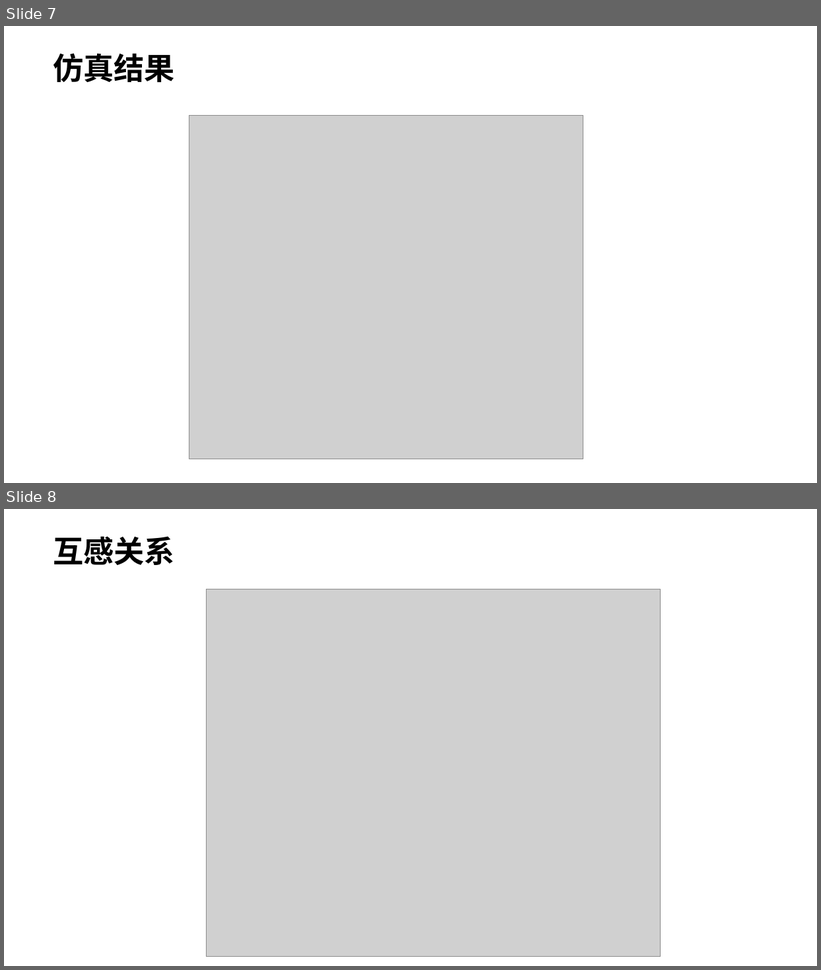
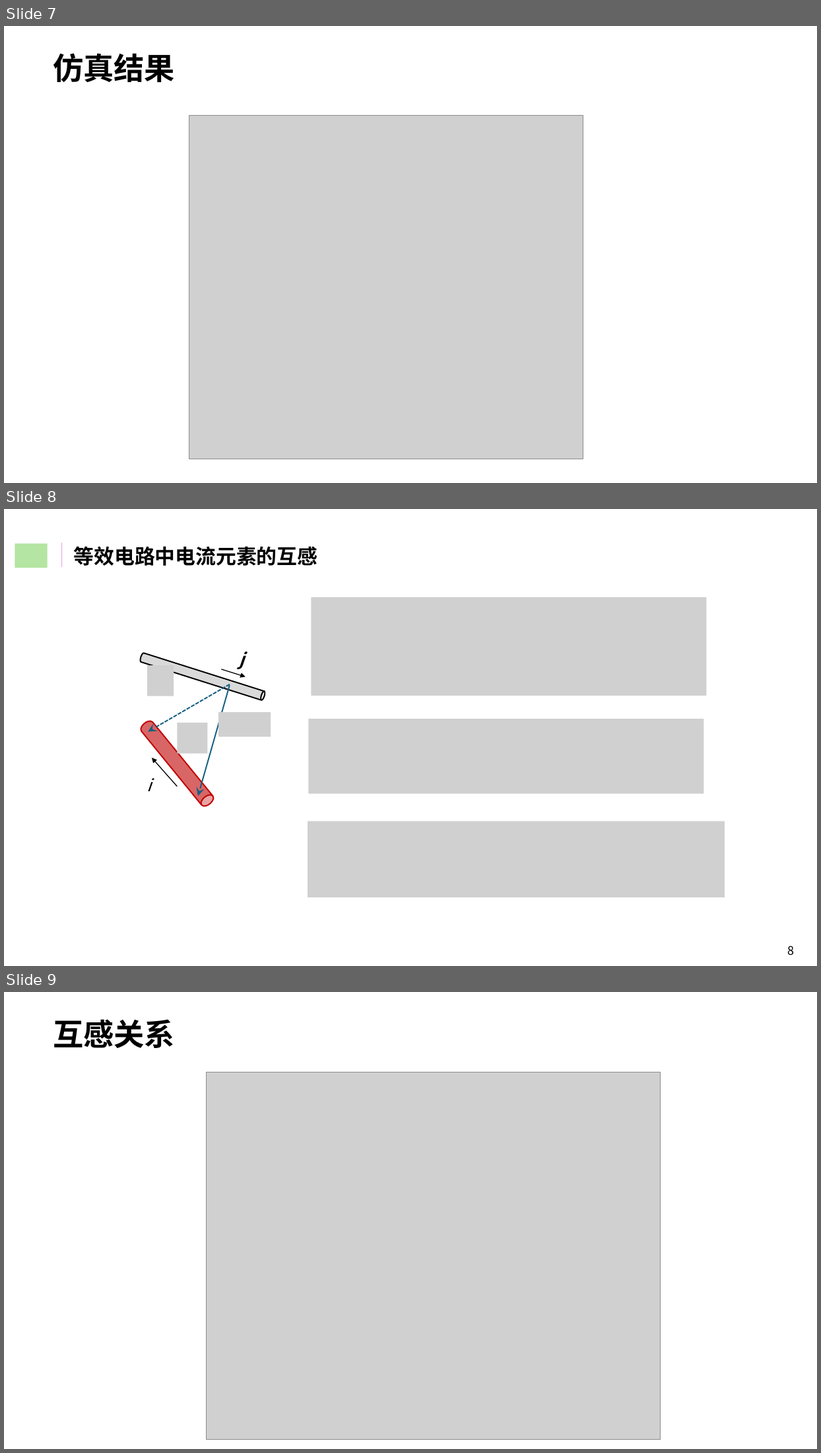
Before and after one commit to ql11/RR-coil-GC-model, a slide deck: 讲解.pptx. Shown one above the other, each under a label of ours: slides 7 and 8 before the commit, slides 7, 8 and 9 after it. The pictures are 821x970 and 821x1453 pixels, drawn with LibreOffice and Linux fonts; fonts in the diff are those of the drawing; grey boxes stand for pictures. Boxes give left, top, right and bottom in pixels: in the first picture for what was removed or moved away, otherwise in the second. Text is boxed around its words. In the diff, an @@ line names an element or a change of style, - is before the commit and + after.

Commit message:
修改ppt

```diff
--- a/讲解.pptx
+++ b/讲解.pptx
@@ slide 8 added at [4, 509, 817, 966], background #FFFFFF @@
@@ rectangle added at [15, 544, 48, 568], fill #B4E5A2 @@
@@ line added from (61, 543) to (61, 568), #E59EDD 1 pt @@
@@ title added at [74, 546, 318, 566], 24 pt, text #000000, bold @@
+等效电路中电流元素的互感
@@ picture added at [312, 597, 707, 696] @@
@@ cylinder added at [139, 653, 266, 701], fill #D9D9D9, outline #000000 1.5 pt @@
@@ picture added at [147, 666, 174, 696] @@
@@ text added at [240, 652, 245, 669], 20 pt, text #000000, bold, italic @@
+j
@@ arrow added from (230, 685) to (148, 731), #156082 1.5 pt dashed @@
@@ arrow added from (230, 685) to (198, 796), #156082 1.5 pt @@
@@ arrow added from (221, 669) to (246, 677), #000000 1 pt @@
@@ cylinder added at [139, 719, 216, 809], fill #C00000 at 60% opacity, outline #C00000 1.5 pt @@
@@ picture added at [177, 723, 208, 754] @@
@@ picture added at [218, 712, 271, 737] @@
@@ picture added at [308, 719, 704, 794] @@
@@ arrow added from (177, 787) to (152, 758), #000000 1 pt @@
@@ text added at [147, 782, 152, 791], 20 pt, text #000000, italic @@
+i
@@ picture added at [308, 821, 725, 898] @@
@@ page number added at [787, 946, 794, 956], 14 pt, text #000000 @@
+8
@@ what was slide 8 is now slide 9 @@
```
